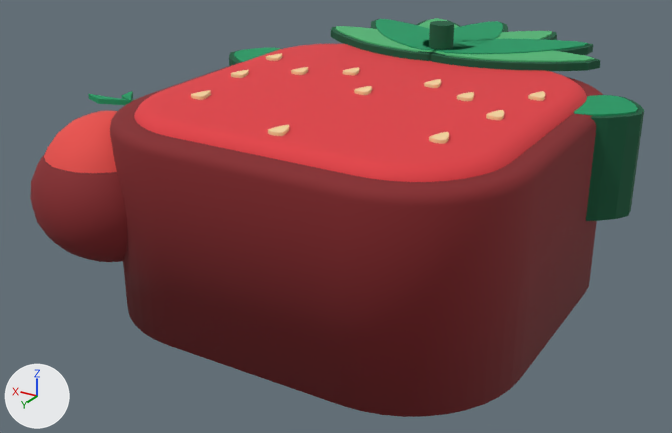
The FBX model assets/skins/roblox/corpo/individual/body_morango.fbx, before and after one commit.
Camera for both pictures: a 50 mm lens placed at (-4.11, 7.43, 3.36), pointed at (0.37, -0.04, -0.37). The axes (+X, +Y, +Z) are drawn at lower left. The lights are the same throughout. The first picture is the older version. Where no turn or scale is listed for an object, it has been applied to the vertices.

The scene before the commit, as lines of its bpy script (objects in view):
```python
me_body_morango_corpo_001 = bpy.data.meshes.new('body_morango_corpo.001')
me_body_morango_corpo_001.from_pydata(...)  # 1568 vertices, 3004 faces; spans x -2.31..2.31, y -3.26..2.0, z -1.0..1.35
me_body_morango_corpo_001.materials.append(mat_corpo_palette)  # picture img_corpo_palette_png
me_body_morango_mao_001 = bpy.data.meshes.new('body_morango_mao.001')
me_body_morango_mao_001.from_pydata(...)  # 550 vertices, 1088 faces; spans x -0.75..0.75, y -0.75..0.75, z -0.77..0.69
me_body_morango_mao_001.materials.append(mat_corpo_palette)  # picture img_corpo_palette_png
ob_body_morango_corpo = bpy.data.objects.new('body_morango_corpo', me_body_morango_corpo_001)
ob_body_morango_corpo.location = (0.0, 0.0, 0.0)
ob_body_morango_mao = bpy.data.objects.new('body_morango_mao', me_body_morango_mao_001)
ob_body_morango_mao.location = (1.95, 1.45, 0.2)
```
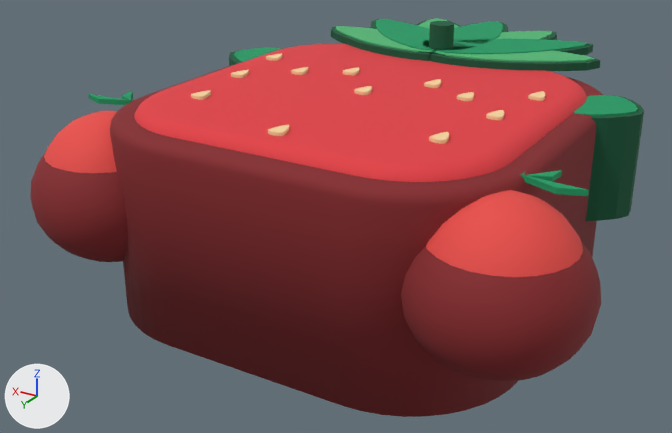
Diff of the bpy script that builds the scene:
```diff
--- a/assets/skins/roblox/corpo/individual/body_morango.fbx.py
+++ b/assets/skins/roblox/corpo/individual/body_morango.fbx.py
@@ me_body_morango_mao_esq_001 @@
+me_body_morango_mao_esq_001.from_pydata(...)  # 550 vertices, 1088 faces; spans x -0.75..0.75, y -0.75..0.75, z -0.77..0.69
+me_body_morango_mao_esq_001.materials.append(mat_corpo_palette)  # picture img_corpo_palette_png
@@ ob_body_morango_mao_esq @@
+ob_body_morango_mao_esq = bpy.data.objects.new('body_morango_mao_esq', me_body_morango_mao_esq_001)
+ob_body_morango_mao_esq.location = (-1.95, 1.45, 0.2)
```

Changed parts and their boxes [x1, y1, x2, y2] in the pictures (672 x 433 px):
'body_morango_mao_esq', added (red)
    after: [401, 170, 601, 381]
